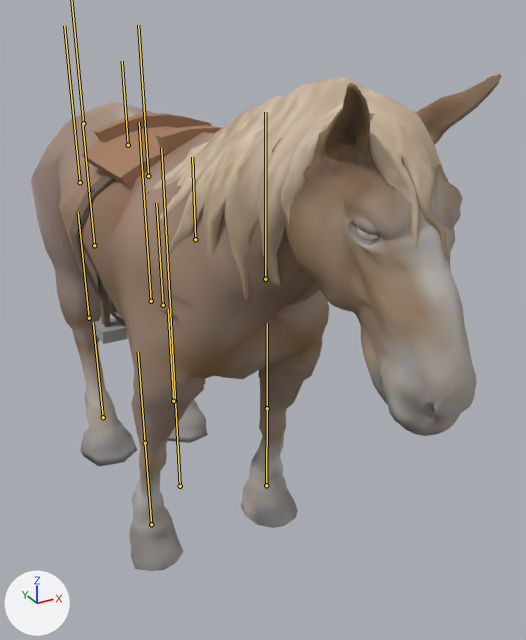
Before and after pictures for a commit that changed the glTF model gild_saddlehorse.glb.
Rendered twice from a 50 mm camera at (-1.07, -2.8, 2.2) aimed at (0.25, -0.39, 0.99). Lighting does not change. The marker at lower left points along +X, +Y and +Z. The older version comes first. The bones that change, and the others that lie on the model, are drawn over the model as lines.
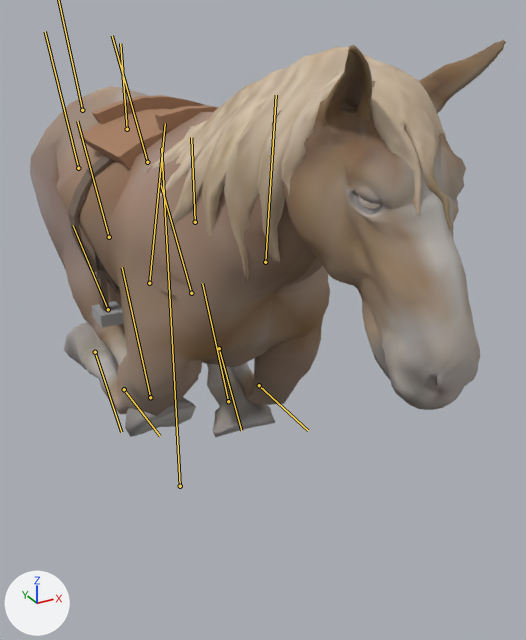
The newer file adds an action. The first version stands in its rest pose; the second is drawn at frame 0 of the action 'Gallop_Loop'.

The edits, one by one:
Bone 'hips' (bone_hips) moves from (0.0, 0.0, 0.0) to (0.0, 0.07, 0.0).
Bone 'FL1' (bone_fl1) turns from (0, 0, 0) to (7, 0, 0) degrees about its own x, y and z.
Bone 'FL2' (bone_fl2) turns from (0, 0, 0) to (84, 0, 0) degrees about its own x, y and z.
Bone 'FL3' (bone_fl3) turns from (0, 0, 0) to (55, 0, 0) degrees about its own x, y and z.
Bone 'FR1' (bone_fr1) turns from (0, 0, 0) to (21, 0, 0) degrees about its own x, y and z.
Bone 'FR2' (bone_fr2) turns from (0, 0, 0) to (69, 0, 0) degrees about its own x, y and z.
Bone 'FR3' (bone_fr3) turns from (0, 0, 0) to (40, 0, 0) degrees about its own x, y and z.
Bone 'tail1' (bone_tail1) turns from (0, 0, 0) to (-26, 0, 0) degrees about its own x, y and z.
Bone 'tail2' (bone_tail2) turns from (0, 0, 0) to (-10, 0, 0) degrees about its own x, y and z.
Bone 'HL1' (bone_hl1) turns from (0, 0, 0) to (-36, 0, 0) degrees about its own x, y and z.
Bone 'HL3' (bone_hl3) turns from (0, 0, 0) to (9, 0, 0) degrees about its own x, y and z.
Bone 'HR1' (bone_hr1) turns from (0, 0, 0) to (-32, 0, 0) degrees about its own x, y and z.
Bone 'HR2' (bone_hr2) turns from (0, 0, 0) to (-28, 0, 0) degrees about its own x, y and z.
Bone 'HR3' (bone_hr3) turns from (0, 0, 0) to (33, 0, 0) degrees about its own x, y and z.

Where the change shows, as pixel boxes [x1, y1, x2, y2] in the pictures (526 x 640 px):
'mesh', posed (20% shorter): before [31, 74, 502, 571]; after [30, 40, 506, 437]
bone 'hips', root to tip: before (128, 145) to (122, 61); after (127, 129) to (120, 43)
bone 'FL1', root to tip: before (265, 279) to (265, 112); after (265, 262) to (276, 95)
bone 'FL2', root to tip: before (267, 408) to (267, 323); after (259, 385) to (308, 430)
bone 'FL3', root to tip: before (266, 485) to (267, 408); after (219, 348) to (241, 430)
bone 'FR1', root to tip: before (151, 301) to (139, 122); after (149, 283) to (165, 123)
bone 'FR2', root to tip: before (145, 443) to (138, 352); after (124, 389) to (160, 436)
bone 'FR3', root to tip: before (151, 524) to (145, 443); after (95, 352) to (121, 432)
bone 'tail2', root to tip: before (94, 245) to (82, 123); after (109, 237) to (77, 121)
bone 'HL1', root to tip: before (148, 176) to (138, 25); after (147, 162) to (112, 35)
bone 'HL3', root to tip: before (173, 401) to (168, 309); after (228, 401) to (202, 283)
bone 'HR1', root to tip: before (80, 182) to (64, 26); after (78, 168) to (45, 31)
bone 'HR2', root to tip: before (89, 318) to (78, 212); after (108, 309) to (73, 225)
bone 'HR3', root to tip: before (103, 417) to (93, 322); after (150, 397) to (122, 267)
